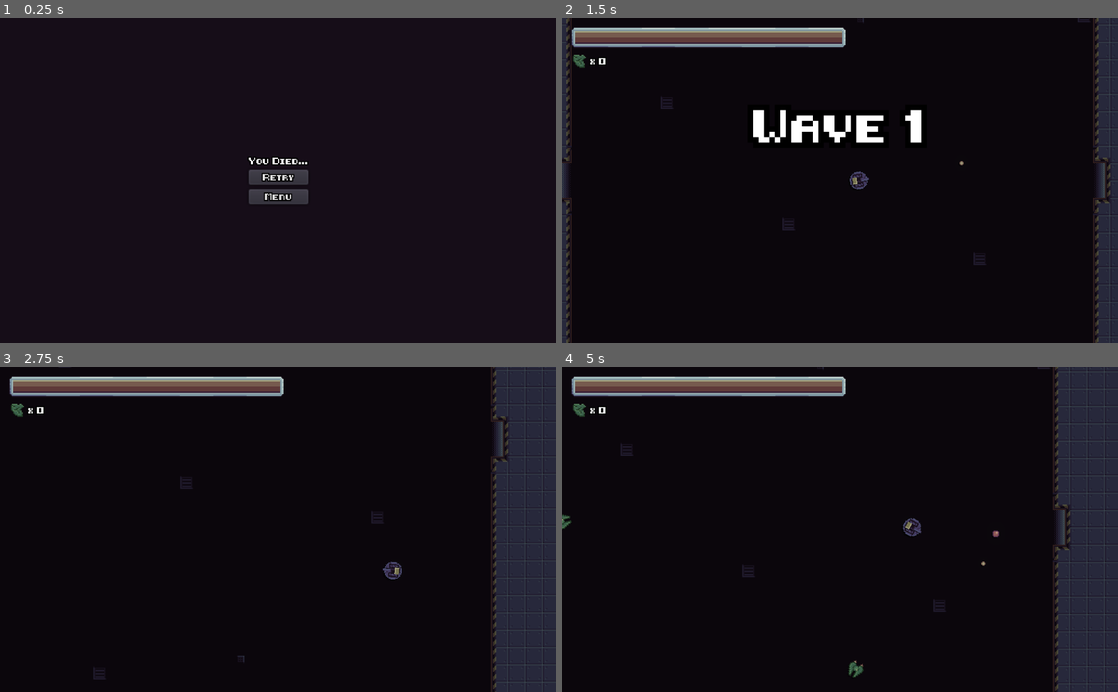
Above: before the commit, frames 1-4 (two rows, left to right).
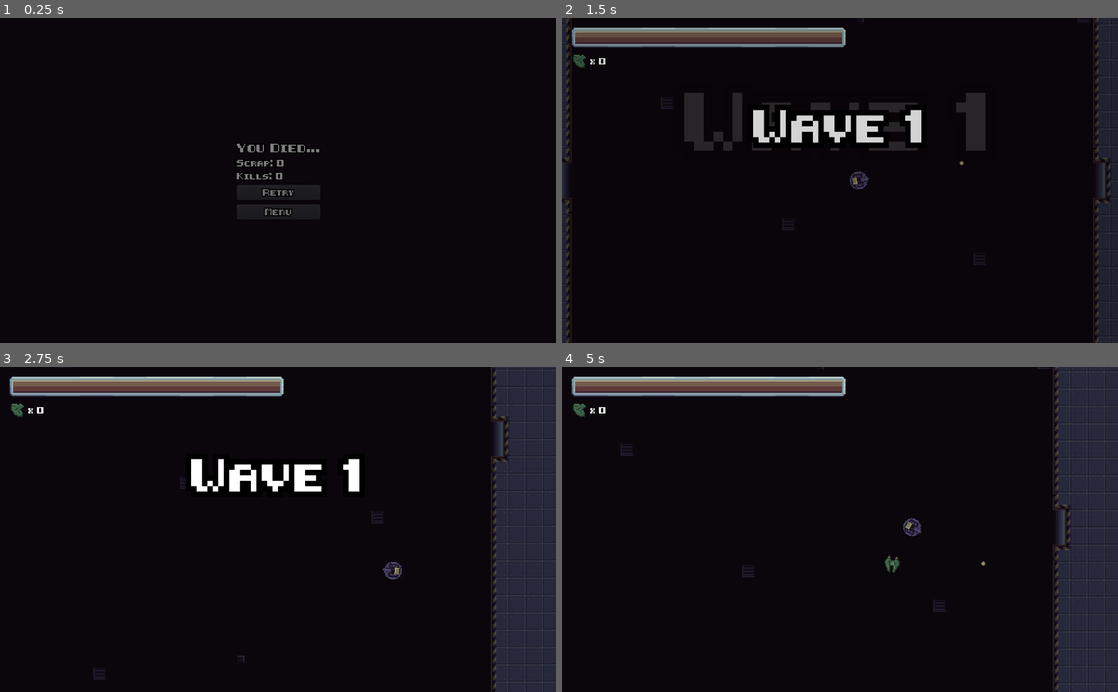
Above: after the commit, the same moments.

Repository: backwardspy/firepower
Game: Godot game, scene res://states/GameOver.tscn
Two runs of this game, one before a commit and one after it. Both use one fixed random seed, a clock stepped at 60 frames per second and the inputs below. This scene is started directly instead of the project's main scene. Sound files missing from this copy of the repository are replaced by a short silence.
Inputs (mouse positions are in pixels of both pictures, inside the frame that each line leads up to):
- Up to frame 1 (0.25 s): no input
- Up to frame 2 (1.5 s): click "Retry" at 0.5 s; move the mouse to (962, 164) at 1.27 s; press the mouse at (962, 164) at 1.28 s; hold D (right) from 1.28 s (still down)
- Up to frame 3 (2.75 s): move the mouse to (166, 545) at 2.02 s; release D (right) at 2.03 s; release the mouse at (166, 545) at 2.03 s; hold S (down) from 2.03 s (still down); click (166, 545) at 2.1 s
- Up to frame 4 (5 s): move the mouse to (895, 458) at 2.77 s; release S (down) at 2.78 s; press the mouse at (895, 458) at 2.78 s; hold D (right) 2.78-3.53 s; move the mouse to (812, 594) at 3.52 s; release the mouse at (812, 594) at 3.53 s; hold W (up) 3.53-4.28 s; click (812, 594) at 3.6 s; move the mouse to (1006, 578) at 4.27 s; press the mouse at (1006, 578) at 4.28 s; hold A (left) from 4.28 s (still down)

The runs differ from the first frame. In frame 1, 1.4% of the frame differs, in the area x 42-58%, y 38-61%; in frame 2, 4.6%, in the area x 1-77%, y 2-52%; in frame 3, 1.4%; in frame 4, 0.3%.

Commit message:
endless wave, score tracking, player death animation

Diff:
--- a/effects/MusicMan.gd
+++ b/effects/MusicMan.gd
@@ -10,7 +10,7 @@
 onready var _normal_battle_vol := _battle_music.volume_db
 onready var _normal_idle_vol := _idle_music.volume_db
 
-func _fade(from: AudioStreamPlayer, to: AudioStreamPlayer):
+func _fade(from: AudioStreamPlayer, to: AudioStreamPlayer, fade_out_mode: bool = false):
     var _b := _tween.stop_all()
     to.volume_db = silent
     from.volume_db = _normal_idle_vol
@@ -18,24 +18,27 @@
     _b = _tween.interpolate_property(
         to,
         "volume_db",
-        silent,
-        _normal_battle_vol,
-        fade_duration,
+        null if fade_out_mode else silent,
+        silent if fade_out_mode else _normal_battle_vol,
+        1.0 if fade_out_mode else fade_duration,
         Tween.TRANS_EXPO,
         Tween.EASE_OUT
     )
     _b = _tween.interpolate_property(
         from,
         "volume_db",
-        _normal_idle_vol,
+        null if fade_out_mode else _normal_idle_vol,
         silent,
-        fade_duration,
+        1.0 if fade_out_mode else fade_duration,
         Tween.TRANS_EXPO,
-        Tween.EASE_IN
+        Tween.EASE_OUT if fade_out_mode else Tween.EASE_IN
     )
     _b = _tween.start()
     yield(_tween, "tween_all_completed")
     from.stop()
+
+func fade_out():
+    _fade(_idle_music, _battle_music, true)
 
 # unused arg lets us accept signals with either 0 or 1 arguments
 # it'd be nice if i could just discard signal arguments somehow
--- a/mobs/Mob.gd
+++ b/mobs/Mob.gd
@@ -28,6 +28,9 @@
 
 func set_player(player: Node2D):
     _player = player
+    var err := _player.connect("died", self, "_on_player_death")
+    if err:
+        push_error("failed to connect player died signal: %s" % err)
 
 func hurt(damage: float, direction: Vector2):
     if _invuln or _exploding:
@@ -46,6 +49,9 @@
         $InvulnTimer.start()
 
     emit_signal("health_changed", _health / max_health)
+
+func _on_player_death():
+    $ShootTimer.stop()
 
 func _spawn_loot():
     var loot_amount := randi() % max_loot_drop
--- a/mobs/Spawner.gd
+++ b/mobs/Spawner.gd
@@ -17,7 +17,9 @@
 onready var _player := get_node(player_path)
 onready var _upgrade_shop: CanvasItem = get_node(upgrade_shop_path)
 onready var _spawn_timer: Timer = get_node("../SpawnTimer")
+onready var _score_tracker: ScoreTracker = get_node("/root/ScoreTracker")
 
+var _endless_mode := false
 var _wave_difficulty := 1
 
 var _max_mobs := 0
@@ -51,18 +53,31 @@
 
     emit_signal("wave_started", _wave_difficulty)
 
+func _endless_wave():
+    _endless_mode = true
+    _spawn_per_second = max_spawn_per_second
+
+    print("starting endless wave with %s spawns/s" % _spawn_per_second)
+
+    _spawned_this_wave = 0
+    _died_this_wave = 0
+    _spawn_timer.start(1.0 / _spawn_per_second)
+
+    emit_signal("wave_started", -1)
+
 func _end_wave():
     emit_signal("wave_ended")
     _upgrade_shop.show()
 
 func _on_mob_death():
     _died_this_wave += 1
+    _score_tracker.add_mob_kill()
 
-    if _died_this_wave >= _max_mobs:
+    if not _endless_mode and _died_this_wave >= _max_mobs:
         _end_wave()
 
 func spawn():
-    if _spawned_this_wave >= _max_mobs:
+    if not _endless_mode and _spawned_this_wave >= _max_mobs:
         return
 
     var spawn_point: Position2D = _spawn_points[randi() % _spawn_points.size()]
@@ -82,9 +97,13 @@
 func _ready():
     _new_wave(1)
 
-func _on_UpgradeShop_upgrade_purchased(_upgrade: Upgrade):
+func _on_UpgradeShop_upgrade_purchased(_upgrade: Upgrade, final: bool):
     _upgrade_shop.hide()
-    _new_wave(_wave_difficulty + 1)
+
+    if final:
+        _endless_wave()
+    else:
+        _new_wave(_wave_difficulty + 1)
 
 func _on_UpgradeShop_wave_repeated():
     _upgrade_shop.hide()
--- a/player/Player.gd
+++ b/player/Player.gd
@@ -9,21 +9,43 @@
 export var max_health := 500.0
 
 var _vel := Vector2.ZERO
+var _dead := false
 
 onready var _health := max_health
 onready var _wallet: Wallet = get_node("/root/Wallet")
+onready var _score_tracker: ScoreTracker = get_node("/root/ScoreTracker")
 
 func hurt(damage: float):
+    if _dead:
+        return
+
     _health -= damage
     if _health <= 0.0:
-        _health = 0.0
-        emit_signal("died")
+        _die()
 
     emit_signal("health_changed", _health / max_health)
 
 func heal(healing: float):
+    if _dead:
+        return
+
     _health = min(_health + healing, max_health)
     emit_signal("health_changed", _health / max_health)
+
+func _die():
+    _health = 0.0
+    _dead = true
+    emit_signal("died")
+    modulate = Color(8, 7, 6, 1)
+    $Boombox.play()
+    $AnimationPlayer.play("explosion")
+    $CollisionShape2D.queue_free()
+    $LootSuccArea.queue_free()
+    $Shadow.queue_free()
+    $Hub/HeavySlots.queue_free()
+    $Hub/MediumSlots.queue_free()
+    $Hub/LightSlots.queue_free()
+    set_process(false)
 
 func _apply_new_weapon_upgrade(upgrade: Upgrade):
     var slot := get_node(upgrade.weapon_path)
@@ -73,13 +95,16 @@
     $Shadow.rotation = $Hub.rotation
 
 func _process(dt: float):
+    if _dead:
+        return
     _move(dt)
 
 func _on_LootSuccArea_body_entered(body):
     if body is Scrap:
         body.succ(self)
         _wallet.add_scrap(1)
+        _score_tracker.add_scrap_earned(1)
 
-func _on_UpgradeShop_upgrade_purchased(upgrade: Upgrade):
+func _on_UpgradeShop_upgrade_purchased(upgrade: Upgrade, _final: bool):
     _apply_upgrade(upgrade)
     heal(max_health * 0.5)
--- a/player/Player.tscn
+++ b/player/Player.tscn
@@ -1,14 +1,30 @@
-[gd_scene load_steps=10 format=2]
+[gd_scene load_steps=9 format=2]
 
 [ext_resource path="res://sprites.png" type="Texture" id=1]
 [ext_resource path="res://player/Player.gd" type="Script" id=2]
 [ext_resource path="res://weapons/MachineGun.tscn" type="PackedScene" id=3]
+[ext_resource path="res://mobs/sounds/explode.wav" type="AudioStream" id=4]
 
 [sub_resource type="CircleShape2D" id=1]
 radius = 7.97211
 
 [sub_resource type="Animation" id=2]
-resource_name = "forward"
+resource_name = "explosion"
+length = 0.5
+tracks/0/type = "value"
+tracks/0/path = NodePath("Hub/Sprite:frame")
+tracks/0/interp = 1
+tracks/0/loop_wrap = true
+tracks/0/imported = false
+tracks/0/enabled = true
+tracks/0/keys = {
+"times": PoolRealArray( 0, 0.1, 0.2, 0.3, 0.4 ),
+"transitions": PoolRealArray( 1, 1, 1, 1, 1 ),
+"update": 1,
+"values": [ 8, 9, 10, 11, 12 ]
+}
+
+[sub_resource type="Animation" id=3]
 length = 0.3
 loop = true
 tracks/0/type = "value"
@@ -24,57 +40,7 @@
 "values": [ 0, 1, 2 ]
 }
 
-[sub_resource type="Animation" id=3]
-resource_name = "left"
-length = 0.3
-loop = true
-tracks/0/type = "value"
-tracks/0/path = NodePath("Hub/Sprite:frame")
-tracks/0/interp = 1
-tracks/0/loop_wrap = true
-tracks/0/imported = false
-tracks/0/enabled = true
-tracks/0/keys = {
-"times": PoolRealArray( 0, 0.1, 0.2 ),
-"transitions": PoolRealArray( 1, 1, 1 ),
-"update": 1,
-"values": [ 8, 9, 10 ]
-}
-
-[sub_resource type="Animation" id=4]
-length = 0.3
-loop = true
-tracks/0/type = "value"
-tracks/0/path = NodePath("Hub/Sprite:frame")
-tracks/0/interp = 1
-tracks/0/loop_wrap = true
-tracks/0/imported = false
-tracks/0/enabled = true
-tracks/0/keys = {
-"times": PoolRealArray( 0, 0.1, 0.2 ),
-"transitions": PoolRealArray( 1, 1, 1 ),
-"update": 1,
-"values": [ 2, 1, 0 ]
-}
-
-[sub_resource type="Animation" id=5]
-resource_name = "right"
-length = 0.3
-loop = true
-tracks/0/type = "value"
-tracks/0/path = NodePath("Hub/Sprite:frame")
-tracks/0/interp = 1
-tracks/0/loop_wrap = true
-tracks/0/imported = false
-tracks/0/enabled = true
-tracks/0/keys = {
-"times": PoolRealArray( 0, 0.1, 0.2 ),
-"transitions": PoolRealArray( 1, 1, 1 ),
-"update": 1,
-"values": [ 10, 9, 8 ]
-}
-
-[sub_resource type="CircleShape2D" id=6]
+[sub_resource type="CircleShape2D" id=4]
 radius = 70.1142
 
 [node name="Player" type="KinematicBody2D" groups=[
@@ -90,17 +56,19 @@
 shape = SubResource( 1 )
 
 [node name="AnimationPlayer" type="AnimationPlayer" parent="."]
-anims/forward = SubResource( 2 )
-anims/left = SubResource( 3 )
-anims/reverse = SubResource( 4 )
-anims/right = SubResource( 5 )
+autoplay = "idle"
+anims/explosion = SubResource( 2 )
+anims/idle = SubResource( 3 )
+
+[node name="Boombox" type="AudioStreamPlayer" parent="."]
+stream = ExtResource( 4 )
 
 [node name="LootSuccArea" type="Area2D" parent="."]
 collision_layer = 0
 collision_mask = 8
 
 [node name="CollisionShape2D" type="CollisionShape2D" parent="LootSuccArea"]
-shape = SubResource( 6 )
+shape = SubResource( 4 )
 
 [node name="Shadow" type="Sprite" parent="."]
 modulate = Color( 0, 0, 0, 0.501961 )
--- /dev/null
+++ b/player/ScoreTracker.gd
@@ -0,0 +1,20 @@
+extends Node
+
+var _scrap_earned := 0
+var _mobs_killed := 0
+
+func add_scrap_earned(amount: int):
+    _scrap_earned += amount
+
+func add_mob_kill():
+    _mobs_killed += 1
+
+func get_scrap_earned() -> int:
+    return _scrap_earned
+
+func get_mobs_killed() -> int:
+    return _mobs_killed
+
+func reset():
+    _scrap_earned = 0
+    _mobs_killed = 0
--- a/project.godot
+++ b/project.godot
@@ -81,6 +81,7 @@
 [autoload]
 
 Wallet="*res://player/Wallet.gd"
+ScoreTracker="*res://player/ScoreTracker.gd"
 
 [display]
 
--- a/states/Game.gd
+++ b/states/Game.gd
@@ -1,6 +1,25 @@
 extends Node2D
 
+onready var _score_tracker: ScoreTracker = get_node("/root/ScoreTracker")
+onready var _blackout: ColorRect = $UI/Blackout
+onready var _tween: Tween = $Tween
+
 func handle_player_death():
+    $MusicMan.fade_out()
+
+    _blackout.visible = true
+    var _r := _tween.interpolate_property(
+        _blackout,
+        "color:a",
+        0,
+        1,
+        3,
+        Tween.TRANS_LINEAR,
+        Tween.EASE_IN
+    )
+    _r = _tween.start()
+    yield(_tween, "tween_all_completed")
+
     var err := get_tree().change_scene("res://states/GameOver.tscn")
     if err:
         push_error("failed to change to game over scene: %s" % err)
--- a/states/Game.tscn
+++ b/states/Game.tscn
@@ -110,6 +110,8 @@
 [node name="WorldEnvironment" type="WorldEnvironment" parent="."]
 environment = SubResource( 1 )
 
+[node name="Tween" type="Tween" parent="."]
+
 [node name="MusicMan" type="Node" parent="."]
 script = ExtResource( 15 )
 
@@ -272,6 +274,15 @@
 margin_bottom = 0.0
 upgrade_manager_path = NodePath("../../../UpgradeManager")
 
+[node name="Blackout" type="ColorRect" parent="UI"]
+visible = false
+anchor_right = 1.0
+anchor_bottom = 1.0
+color = Color( 0, 0, 0, 0 )
+__meta__ = {
+"_edit_use_anchors_": false
+}
+
 [node name="Fadein" parent="UI" instance=ExtResource( 13 )]
 [connection signal="died" from="Player" to="." method="_on_Player_died"]
 [connection signal="health_changed" from="Player" to="UI/Control/HealthBar" method="_on_Player_health_changed"]
--- a/states/GameOver.gd
+++ b/states/GameOver.gd
@@ -1,7 +1,35 @@
 extends Control
 
+onready var _tween: Tween = $Tween
+
+func _fade_to_scene(path: String):
+    focus_mode = Control.FOCUS_NONE
+
+    $Blackout.visible = true
+
+    var _r := _tween.interpolate_property(
+        $Blackout,
+        "color:a",
+        0,
+        1,
+        0.5,
+        Tween.TRANS_LINEAR,
+        Tween.EASE_OUT
+    )
+
+    _r = _tween.start()
+    yield(_tween, "tween_all_completed")
+    var err := get_tree().change_scene(path)
+    if err:
+        push_error("failed to change scene to %s: %s" % [path, err])
+
 func retry():
-    get_tree().change_scene("res://states/Game.tscn")
+    _fade_to_scene("res://states/Game.tscn")
 
 func menu():
-    get_tree().change_scene("res://states/Menu.tscn")
+    _fade_to_scene("res://states/Menu.tscn")
+
+func _ready():
+    var scores: ScoreTracker = get_node("/root/ScoreTracker")
+    $ControlsBox/ScrapEarned.text = "Scrap: %s" % scores.get_scrap_earned()
+    $ControlsBox/MobsKilled.text = "Kills: %s" % scores.get_mobs_killed()
--- a/states/GameOver.tscn
+++ b/states/GameOver.tscn
@@ -1,7 +1,9 @@
-[gd_scene load_steps=3 format=2]
+[gd_scene load_steps=5 format=2]
 
 [ext_resource path="res://states/GameOver.gd" type="Script" id=1]
 [ext_resource path="res://ui/ui_theme.tres" type="Theme" id=2]
+[ext_resource path="res://ui/title_font.tres" type="DynamicFont" id=3]
+[ext_resource path="res://effects/Fadein.tscn" type="PackedScene" id=4]
 
 [node name="Root" type="Control"]
 anchor_right = 1.0
@@ -15,40 +17,63 @@
 "_edit_use_anchors_": false
 }
 
-[node name="GridContainer" type="GridContainer" parent="."]
+[node name="Tween" type="Tween" parent="."]
+
+[node name="ControlsBox" type="VBoxContainer" parent="."]
 anchor_left = 0.5
 anchor_top = 0.5
 anchor_right = 0.5
 anchor_bottom = 0.5
-margin_left = -27.5
-margin_top = -22.0
-margin_right = 27.5
-margin_bottom = 22.0
+margin_left = -38.5
+margin_top = -36.0
+margin_right = 38.5
+margin_bottom = 36.0
 __meta__ = {
 "_edit_use_anchors_": false
 }
 
-[node name="Label" type="Label" parent="GridContainer"]
-margin_right = 55.0
-margin_bottom = 8.0
+[node name="YouDied" type="Label" parent="ControlsBox"]
+margin_right = 77.0
+margin_bottom = 12.0
+custom_fonts/font = ExtResource( 3 )
 text = "You Died..."
 __meta__ = {
 "_edit_use_anchors_": false
 }
 
-[node name="Retry" type="Button" parent="GridContainer"]
-margin_top = 12.0
-margin_right = 55.0
-margin_bottom = 26.0
+[node name="ScrapEarned" type="Label" parent="ControlsBox"]
+margin_top = 16.0
+margin_right = 77.0
+margin_bottom = 24.0
+text = "Scrap: 6502"
+
+[node name="MobsKilled" type="Label" parent="ControlsBox"]
+margin_top = 28.0
+margin_right = 77.0
+margin_bottom = 36.0
+text = "Kills: 256"
+
+[node name="Retry" type="Button" parent="ControlsBox"]
+margin_top = 40.0
+margin_right = 77.0
+margin_bottom = 54.0
 text = "Retry"
 
-[node name="QuitToMenu" type="Button" parent="GridContainer"]
-margin_top = 30.0
-margin_right = 55.0
-margin_bottom = 44.0
+[node name="QuitToMenu" type="Button" parent="ControlsBox"]
+margin_top = 58.0
+margin_right = 77.0
+margin_bottom = 72.0
 text = "Menu"
 __meta__ = {
 "_edit_use_anchors_": false
 }
-[connection signal="pressed" from="GridContainer/Retry" to="." method="retry"]
-[connection signal="pressed" from="GridContainer/QuitToMenu" to="." method="menu"]
+
+[node name="Fadein" parent="." instance=ExtResource( 4 )]
+
+[node name="Blackout" type="ColorRect" parent="."]
+visible = false
+anchor_right = 1.0
+anchor_bottom = 1.0
+color = Color( 0, 0, 0, 0 )
+[connection signal="pressed" from="ControlsBox/Retry" to="." method="retry"]
+[connection signal="pressed" from="ControlsBox/QuitToMenu" to="." method="menu"]
--- a/ui/GameAnimations.gd
+++ b/ui/GameAnimations.gd
@@ -7,7 +7,12 @@
 onready var _wave_start_label_shadow: Label = get_node(wave_start_label_shadow)
 
 func _on_Spawner_wave_started(difficulty: int):
-    var label_text := "Wave %s" % difficulty
+    var label_text: String
+    if difficulty > 0:
+        label_text = "Wave %s" % difficulty
+    else:
+        label_text = "Endless Wave"
+
     _wave_start_label.text = label_text
     _wave_start_label_shadow.text = label_text
     play("wave-start")
--- a/ui/game/UpgradeShop.gd
+++ b/ui/game/UpgradeShop.gd
@@ -28,7 +28,10 @@
 
     _bought_slugs.append(upgrade.slug)
     _upgrade_man.burn_upgrade(upgrade)
-    emit_signal("upgrade_purchased", upgrade)
+
+    var final := not _upgrade_man.any_upgrades_left()
+
+    emit_signal("upgrade_purchased", upgrade, final)
 
 func show():
     for child in $UpgradeButtons.get_children():
--- a/upgrades/UpgradeManager.gd
+++ b/upgrades/UpgradeManager.gd
@@ -119,3 +119,6 @@
 
 func burn_upgrade(upgrade: Upgrade):
     _upgrades.erase(upgrade)
+
+func any_upgrades_left() -> bool:
+    return _upgrades.size() > 0
Binary file changed: sprites.png
